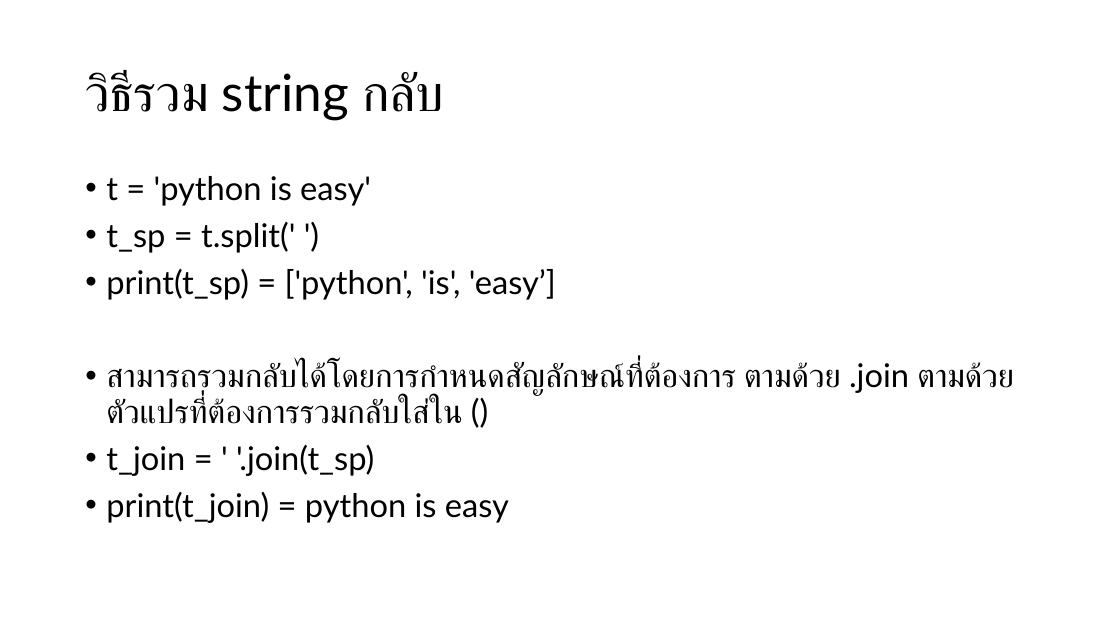
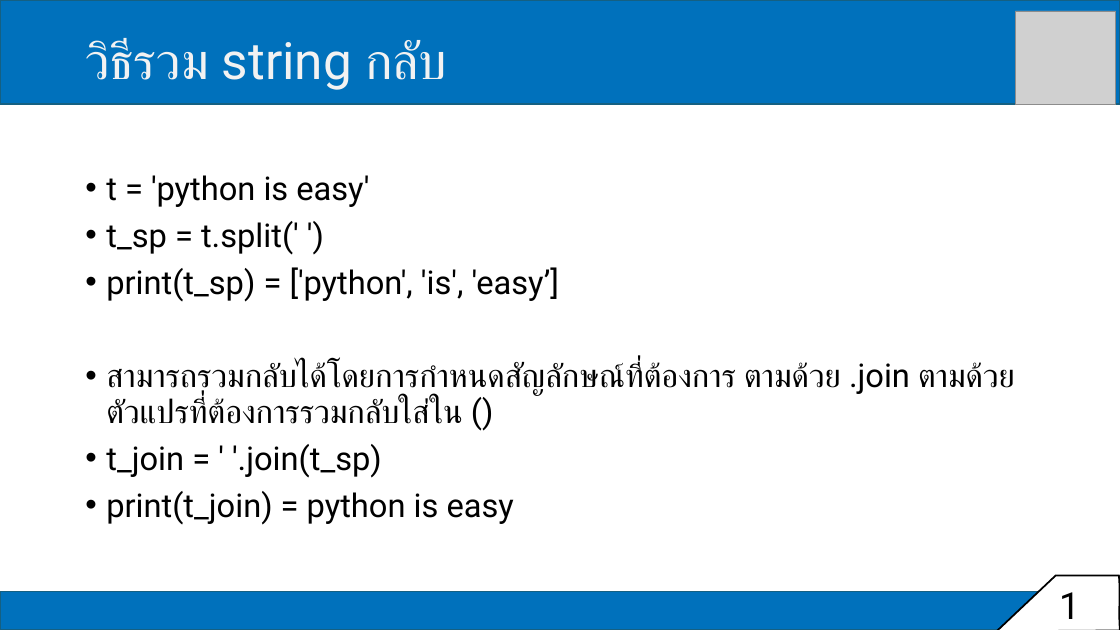
Before and after one commit to tohnperfect/Course-DS-Programming-and-Data-Viz, a slide deck: slide 16 of PPT/Class period 1.pptx. Drawn at 1120x630 pixels with LibreOffice and Linux fonts; fonts in the diff are those of the drawing; grey boxes stand for pictures. Boxes give left, top, right and bottom in pixels: in the first picture for what was removed or moved away, otherwise in the second. Text is boxed around its words. In the diff, an @@ line names an element or a change of style, - is before the commit and + after.

```diff
--- a/PPT/Class period 1.pptx
+++ b/PPT/Class period 1.pptx
@@ rectangle added at <box>0,0,1120,104</box>, fill #0071BC, outline #156082 1.5 pt @@
@@ title "วิธีรวม string กลับ": place and size @@
-title "วิธีรวม string กลับ" at <box>85,71,444,120</box>
+title "วิธีรวม string กลับ" at <box>85,39,447,90</box>
@@ title "วิธีรวม string กลับ" at <box>85,39,447,90</box>: font Lato to Roboto, text colour #000000 to #F2F2F2 @@
@@ picture added at <box>1016,11,1117,104</box> @@
@@ text "t = 'python is easy'" at <box>106,175,1015,525</box>: font Lato to Roboto @@
@@ rectangle added at <box>0,592,1120,630</box>, fill #0071BC, outline #156082 1.5 pt @@
@@ freeform shape added at <box>996,576,1120,630</box>, fill #FFFFFF, outline #000000 1.5 pt @@
@@ text added at <box>1051,578,1102,630</box>, 32 pt, text #000000 @@
+16
```
Also in this commit, not shown: 16 other slides changed, 2 other files.
